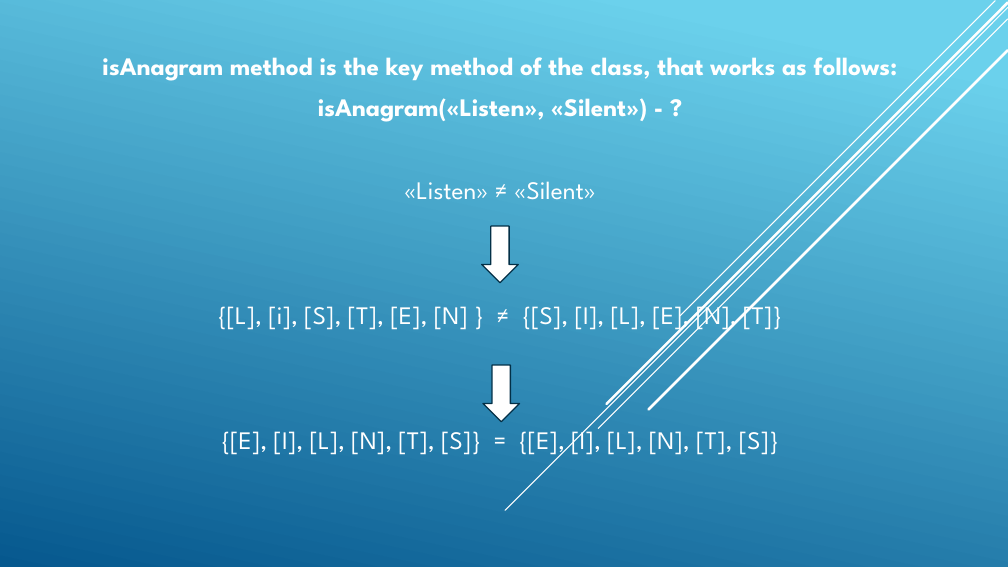
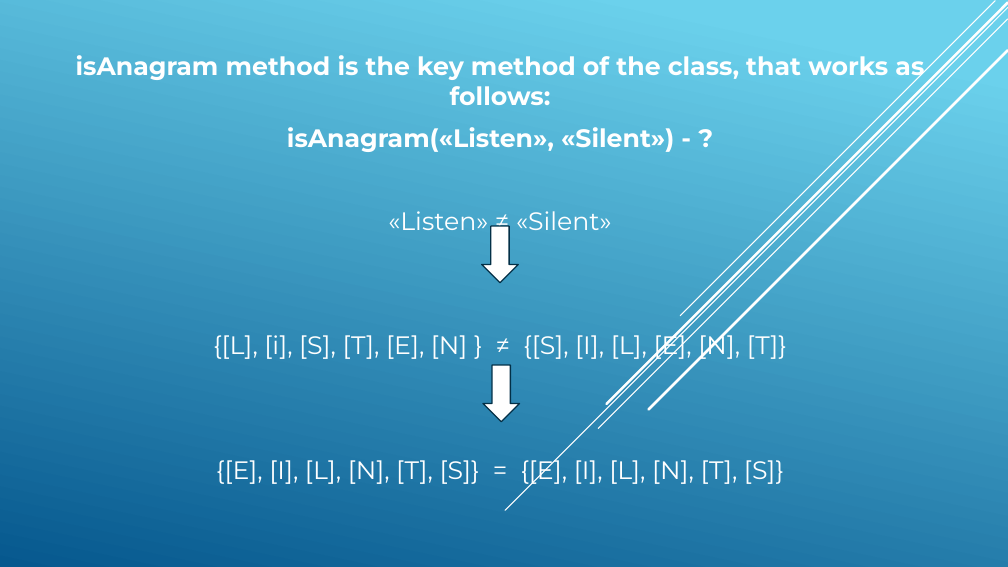
Before and after one commit to AndreDonchenko/GoIt1, a slide deck: slide 5 of Anagram.pptx. Drawn at 1008x567 pixels with LibreOffice and Linux fonts; fonts in the diff are those of the drawing. Boxes give left, top, right and bottom in pixels: in the first picture for what was removed or moved away, otherwise in the second. Text is boxed around its words. In the diff, an @@ line names an element or a change of style, - is before the commit and + after.

```diff
--- a/Anagram.pptx
+++ b/Anagram.pptx
@@ subtitle "isAnagram method is the key ..." at [76, 55, 924, 486]: font League Spartan to Montserrat @@
```
Also in this commit, not shown: 2 other slides changed, 1 slide added, 1 slide removed.
